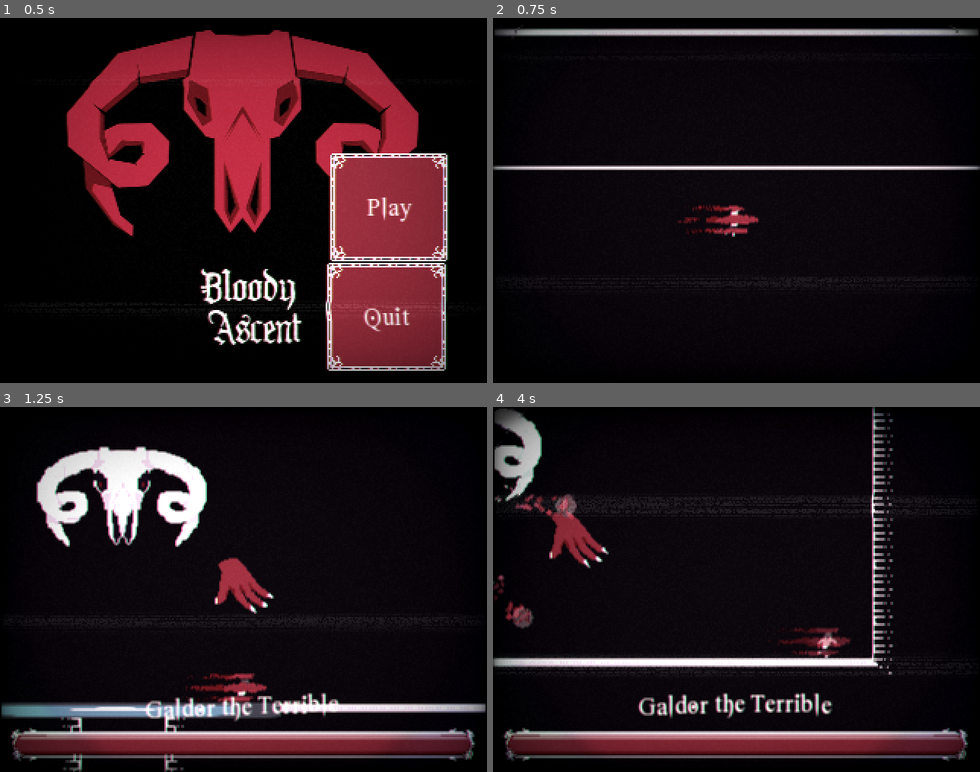
Above: before the commit, frames 1-4 (two rows, left to right).
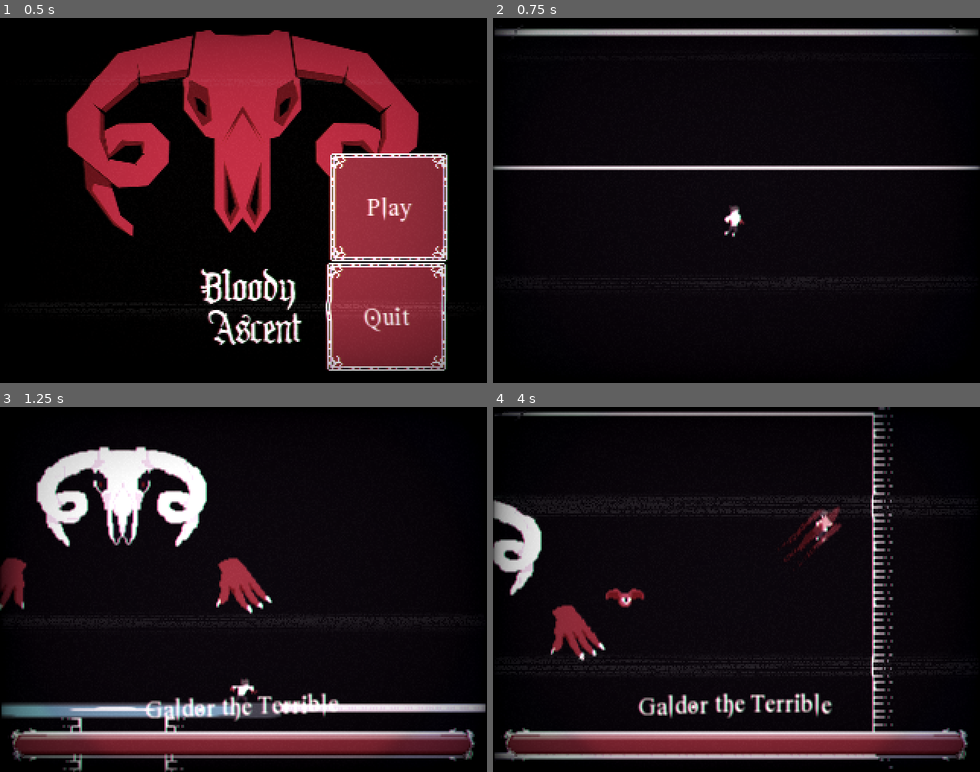
Above: after the commit, the same moments.

Repository: Luxxdev/GameJamPlus
Game: Godot game, scene res://Scenes/TitleScreen.tscn
Two runs of this game, one before a commit and one after it. Both use one fixed random seed, a clock stepped at 60 frames per second and the inputs below. The engine's default icon, where the game draws it, is replaced by a stand-in: a white triangle on a blue panel in a dark square.
Inputs:
- Up to frame 1 (0.5 s): no input
- Up to frame 2 (0.75 s): click "Play" at 0.5 s
- Up to frame 3 (1.25 s): no input
- Up to frame 4 (4 s): hold Right (ui_right) 1.28-2.78 s; tap C (Dash) every 0.75 s from 1.35 to 3.6 s; tap Space (Jump) at 1.52, 2.27, 3.77 s; hold Left (ui_left) 2.78-3.53 s; hold Right (ui_right) from 3.53 s (still down)

Frame 1 is identical in both runs. In frame 2, 0.6% of the frame differs, in the area x 38-55%, y 51-60%; in frame 3, 1.5%; in frame 4, 13%, in the area x 0-83%, y 0-100%.

Commit message:
boss attacks 100%

Diff:
--- a/Boss.gd
+++ b/Boss.gd
@@ -60,6 +60,11 @@
 				Shoot()
 		state.ATTACK2:
 			print("atk2")
+			var coquecoisa = randi() % 2
+			if coquecoisa == 0:
+				$AnimationPlayer.play("SwipeL")
+			else:
+				$AnimationPlayer.play("SwipeR")
 			cooldown = 4/lowLifeMult
 			currentState = state.COOLDOWN
 		state.SPAWN:
@@ -72,14 +77,13 @@
 				enemySpawner.set_spawn_position()
 				cooldown = 4/lowLifeMult
 			currentState = state.COOLDOWN
-
 		state.COOLDOWN:
-			$BossBody/BossHead/BossLHand.play("Idle")
-			$BossBody/BossHead/BossRHand.play("Idle")
+#			$BossBody/BossHead/BossLHand.play("Idle")
+#			$BossBody/BossHead/BossRHand.play("Idle")
 			count += delta
 			if count > cooldown:
-				currentState = state.ATTACK
-#				currentState = randi() % 3 + 1
+#				currentState = state.ATTACK2
+				currentState = randi() % 3 + 1
 
 	if bossBody.global_position.x - player.global_position.x > 50:
 		moveDirection = -1
@@ -140,3 +144,18 @@
 func _on_DamageArea_body_exited(body):
 	if "Player" in body.name:
 		playerOnDamageArea = false
+
+func _on_BossRHand_animation_finished():
+	if $BossBody/BossHead/BossRHand.animation != "Swipe":
+		$BossBody/BossHead/BossRHand.play("Idle")
+
+
+func _on_BossLHand_animation_finished():
+	if $BossBody/BossHead/BossLHand.animation != "Swipe":
+		$BossBody/BossHead/BossLHand.play("Idle")
+
+func _on_AnimationPlayer_animation_finished(anim_name):
+	if anim_name == "SwipeL":
+		$BossBody/BossHead/BossLHand.play("Idle")
+	else:
+		$BossBody/BossHead/BossRHand.play("Idle")
--- a/Objects/Enemies/Boss.tscn
+++ b/Objects/Enemies/Boss.tscn
@@ -52,7 +52,7 @@
 [sub_resource type="SpriteFrames" id=14]
 animations = [ {
 "frames": [ SubResource( 15 ), SubResource( 16 ) ],
-"loop": true,
+"loop": false,
 "name": "Cast",
 "speed": 5.0
 }, {
@@ -62,17 +62,17 @@
 "speed": 5.0
 }, {
 "frames": [ SubResource( 18 ) ],
-"loop": true,
+"loop": false,
 "name": "SpawnL",
 "speed": 5.0
 }, {
 "frames": [ SubResource( 17 ) ],
-"loop": true,
+"loop": false,
 "name": "SpawnR",
 "speed": 5.0
 }, {
 "frames": [ SubResource( 19 ) ],
-"loop": true,
+"loop": false,
 "name": "Swipe",
 "speed": 5.0
 } ]
@@ -85,21 +85,6 @@
 
 [sub_resource type="RectangleShape2D" id=4]
 extents = Vector2( 31, 31 )
-
-[sub_resource type="Animation" id=22]
-length = 0.001
-tracks/0/type = "value"
-tracks/0/path = NodePath("BossBody/BossHead/BossLHand:position")
-tracks/0/interp = 1
-tracks/0/loop_wrap = true
-tracks/0/imported = false
-tracks/0/enabled = true
-tracks/0/keys = {
-"times": PoolRealArray( 0 ),
-"transitions": PoolRealArray( 1 ),
-"update": 0,
-"values": [ Vector2( -110, 63.3333 ) ]
-}
 
 [sub_resource type="Animation" id=20]
 resource_name = "SwipeL"
@@ -115,7 +100,7 @@
 "times": PoolRealArray( 0, 0.5, 1.5, 2 ),
 "transitions": PoolRealArray( 1, -2, 1, 1 ),
 "update": 0,
-"values": [ Vector2( -68.6667, 42 ), Vector2( -110, 80 ), Vector2( 110, 80 ), Vector2( -68.667, 42 ) ]
+"values": [ Vector2( -68.6667, 42 ), Vector2( -110, 90 ), Vector2( 110, 90 ), Vector2( -68.667, 42 ) ]
 }
 tracks/1/type = "value"
 tracks/1/path = NodePath("BossBody/BossHead/BossLHand:animation")
@@ -155,7 +140,7 @@
 "times": PoolRealArray( 0, 0.5, 1.5, 2 ),
 "transitions": PoolRealArray( 1, -2, 1, 1 ),
 "update": 0,
-"values": [ Vector2( 68.6667, 42 ), Vector2( 110, 80 ), Vector2( -110, 80 ), Vector2( 68.667, 42 ) ]
+"values": [ Vector2( 68.6667, 42 ), Vector2( 110, 90 ), Vector2( -110, 90 ), Vector2( 68.667, 42 ) ]
 }
 tracks/1/type = "value"
 tracks/1/path = NodePath("BossBody/BossHead/BossRHand:animation")
@@ -217,11 +202,10 @@
 texture = ExtResource( 5 )
 
 [node name="BossLHand" type="AnimatedSprite" parent="BossBody/BossHead"]
-position = Vector2( -110, 63.3333 )
+position = Vector2( -68.667, 42 )
 scale = Vector2( 0.5, 0.5 )
 frames = SubResource( 14 )
 animation = "Idle"
-frame = 1
 playing = true
 
 [node name="BossHandArea" type="Area2D" parent="BossBody/BossHead/BossLHand"]
@@ -230,7 +214,7 @@
 shape = SubResource( 23 )
 
 [node name="BossRHand" type="AnimatedSprite" parent="BossBody/BossHead"]
-position = Vector2( 68.667, 42 )
+position = Vector2( 68.6667, 42 )
 scale = Vector2( 0.5, 0.5 )
 frames = SubResource( 14 )
 animation = "Idle"
@@ -268,12 +252,18 @@
 position = Vector2( 72, 22 )
 
 [node name="AnimationPlayer" type="AnimationPlayer" parent="."]
-anims/RESET = SubResource( 22 )
 anims/SwipeL = SubResource( 20 )
 anims/SwipeR = SubResource( 21 )
 
 [connection signal="body_entered" from="StartFightArea" to="." method="_on_StartFightArea_body_entered"]
+[connection signal="animation_finished" from="BossBody/BossHead/BossLHand" to="." method="_on_BossLHand_animation_finished"]
+[connection signal="body_entered" from="BossBody/BossHead/BossLHand/BossHandArea" to="." method="_on_DamageArea_body_entered"]
+[connection signal="body_exited" from="BossBody/BossHead/BossLHand/BossHandArea" to="." method="_on_DamageArea_body_exited"]
+[connection signal="animation_finished" from="BossBody/BossHead/BossRHand" to="." method="_on_BossRHand_animation_finished"]
+[connection signal="body_entered" from="BossBody/BossHead/BossRHand/BossHandArea" to="." method="_on_DamageArea_body_entered"]
+[connection signal="body_exited" from="BossBody/BossHead/BossRHand/BossHandArea" to="." method="_on_DamageArea_body_exited"]
 [connection signal="body_entered" from="BossBody/DamageArea" to="." method="_on_DamageArea_body_entered"]
 [connection signal="body_exited" from="BossBody/DamageArea" to="." method="_on_DamageArea_body_exited"]
+[connection signal="animation_finished" from="AnimationPlayer" to="." method="_on_AnimationPlayer_animation_finished"]
 
 [editable path="BossBody/EnemySpawner"]
--- a/Objects/Player.tscn
+++ b/Objects/Player.tscn
@@ -334,9 +334,10 @@
 texture = ExtResource( 1 )
 
 [node name="BloodShred" type="AnimatedSprite" parent="."]
+visible = false
 frames = SubResource( 46 )
 animation = "Fury"
-frame = 5
+frame = 10
 playing = true
 offset = Vector2( -12, -2 )
 
--- a/Scenes/TestScene.tscn
+++ b/Scenes/TestScene.tscn
@@ -129,11 +129,10 @@
 position = Vector2( -2, 56 )
 
 [node name="BossLHand" parent="Boss/BossBody/BossHead" index="0"]
-position = Vector2( -110, 63.3333 )
-frame = 1
+frame = 2
 
 [node name="BossRHand" parent="Boss/BossBody/BossHead" index="1"]
-frame = 0
+frame = 3
 
 [node name="ShootingPoint" type="Node2D" parent="Boss/BossBody" index="1"]
 rotation = 1.5708
@@ -660,172 +659,187 @@
 position = Vector2( 130.75, -654.258 )
 rotation = 0.0
 scale = Vector2( 1, 1 )
-frame = 2
 
 [node name="Slime4" parent="SlimesPos" instance=ExtResource( 7 )]
 position = Vector2( 242.421, -1880.84 )
 rotation = 0.0
 scale = Vector2( 1, 1 )
+frame = 0
 
 [node name="Slime5" parent="SlimesPos" instance=ExtResource( 7 )]
 position = Vector2( 254.132, -2205.93 )
 rotation = 0.0
 scale = Vector2( 1, 1 )
-frame = 0
+frame = 1
 
 [node name="Slime32" parent="SlimesPos" instance=ExtResource( 7 )]
 position = Vector2( 136.407, -2464.23 )
 rotation = 0.0
 scale = Vector2( 1, 1 )
+frame = 0
 
 [node name="Slime6" parent="SlimesPos" instance=ExtResource( 7 )]
 position = Vector2( 312.915, -2735.75 )
 rotation = 0.0
 scale = Vector2( 1, 1 )
-frame = 0
+frame = 1
 
 [node name="Slime7" parent="SlimesPos" instance=ExtResource( 7 )]
 position = Vector2( 116.756, -3020.69 )
 rotation = 0.0
 scale = Vector2( 1, 1 )
+frame = 0
 
 [node name="Slime8" parent="SlimesPos" instance=ExtResource( 7 )]
 position = Vector2( 123.326, -3203.06 )
 rotation = 0.0
 scale = Vector2( 1, 1 )
+frame = 0
 
 [node name="Slime9" parent="SlimesPos" instance=ExtResource( 7 )]
 position = Vector2( 130.752, -3409.22 )
 rotation = 0.0
 scale = Vector2( 1, 1 )
+frame = 0
 
 [node name="Slime10" parent="SlimesPos" instance=ExtResource( 7 )]
 position = Vector2( 138.179, -3615.38 )
 rotation = 0.0
 scale = Vector2( 1, 1 )
-frame = 2
 
 [node name="Slime11" parent="SlimesPos" instance=ExtResource( 7 )]
 position = Vector2( 178.316, -4288.78 )
 rotation = 0.0
 scale = Vector2( 1, 1 )
-frame = 2
 
 [node name="Slime12" parent="SlimesPos" instance=ExtResource( 7 )]
 position = Vector2( 355.612, -4361.78 )
 rotation = 0.0
 scale = Vector2( 1, 1 )
+frame = 0
 
 [node name="Slime13" parent="SlimesPos" instance=ExtResource( 7 )]
 position = Vector2( 201.601, -4494.36 )
 rotation = 0.0
 scale = Vector2( 1, 1 )
+frame = 0
 
 [node name="Slime14" parent="SlimesPos" instance=ExtResource( 7 )]
 position = Vector2( 386.255, -4551.23 )
 rotation = 0.0
 scale = Vector2( 1, 1 )
+frame = 0
 
 [node name="Slime15" parent="SlimesPos" instance=ExtResource( 7 )]
 position = Vector2( 234.951, -5199.76 )
 rotation = 0.0
 scale = Vector2( 1, 1 )
-frame = 0
+frame = 1
 
 [node name="Slime16" parent="SlimesPos" instance=ExtResource( 7 )]
 position = Vector2( 257.585, -6048.46 )
 rotation = 0.0
 scale = Vector2( 1, 1 )
+frame = 0
 
 [node name="Slime17" parent="SlimesPos" instance=ExtResource( 7 )]
 position = Vector2( 383.377, -6234.47 )
 rotation = 0.0
 scale = Vector2( 1, 1 )
+frame = 0
 
 [node name="Slime18" parent="SlimesPos" instance=ExtResource( 7 )]
 position = Vector2( 389.946, -6416.84 )
 rotation = 0.0
 scale = Vector2( 1, 1 )
+frame = 0
 
 [node name="Slime19" parent="SlimesPos" instance=ExtResource( 7 )]
 position = Vector2( 309.079, -6816.72 )
 rotation = 0.0
 scale = Vector2( 1, 1 )
-frame = 2
 
 [node name="Slime20" parent="SlimesPos" instance=ExtResource( 7 )]
 position = Vector2( 265.355, -7366.12 )
 rotation = 0.0
 scale = Vector2( 1, 1 )
+frame = 0
 
 [node name="Slime21" parent="SlimesPos" instance=ExtResource( 7 )]
 position = Vector2( 263.927, -7326.47 )
 rotation = 0.0
 scale = Vector2( 1, 1 )
+frame = 0
 
 [node name="Slime22" parent="SlimesPos" instance=ExtResource( 7 )]
 position = Vector2( 501.8, -7317.9 )
 rotation = 0.0
 scale = Vector2( 1, 1 )
+frame = 0
 
 [node name="Slime23" parent="SlimesPos" instance=ExtResource( 7 )]
 position = Vector2( 503.228, -7357.55 )
 rotation = 0.0
 scale = Vector2( 1, 1 )
+frame = 0
 
 [node name="Slime24" parent="SlimesPos" instance=ExtResource( 7 )]
 position = Vector2( 381.738, -7346.04 )
 rotation = 0.0
 scale = Vector2( 1, 1 )
-frame = 0
+frame = 1
 
 [node name="Slime25" parent="SlimesPos" instance=ExtResource( 7 )]
 position = Vector2( 406.875, -8162.2 )
 rotation = 0.0
 scale = Vector2( 1, 1 )
+frame = 0
 
 [node name="Slime26" parent="SlimesPos" instance=ExtResource( 7 )]
 position = Vector2( 410.739, -8297.03 )
 rotation = 0.0
 scale = Vector2( 1, 1 )
+frame = 0
 
 [node name="Slime27" parent="SlimesPos" instance=ExtResource( 7 )]
 position = Vector2( 416.72, -8407.96 )
 rotation = 0.0
 scale = Vector2( 1, 1 )
+frame = 0
 
 [node name="Slime28" parent="SlimesPos" instance=ExtResource( 7 )]
 position = Vector2( 419.88, -8550.76 )
 rotation = 0.0
 scale = Vector2( 1, 1 )
-frame = 2
 
 [node name="Slime29" parent="SlimesPos" instance=ExtResource( 7 )]
 position = Vector2( 425.777, -8733.85 )
 rotation = 0.0
 scale = Vector2( 1, 1 )
-frame = 2
 
 [node name="Slime30" parent="SlimesPos" instance=ExtResource( 7 )]
 position = Vector2( 432.347, -8916.22 )
 rotation = 0.0
 scale = Vector2( 1, 1 )
+frame = 0
 
 [node name="Slime31" parent="SlimesPos" instance=ExtResource( 7 )]
 position = Vector2( 439.488, -9114.45 )
 rotation = 0.0
 scale = Vector2( 1, 1 )
-frame = 0
+frame = 1
 
 [node name="Slime2" parent="SlimesPos" instance=ExtResource( 7 )]
 position = Vector2( 222.014, 7.9978 )
 rotation = 0.0
 scale = Vector2( 1, 1 )
+frame = 0
 
 [node name="Slime3" parent="SlimesPos" instance=ExtResource( 7 )]
 position = Vector2( 1.52588e-05, -1.52588e-05 )
 rotation = 0.0
 scale = Vector2( 1, 1 )
+frame = 0
 
 [connection signal="visibility_changed" from="Boss" to="CanvasLayer/Control/MarginContainer/BossHP" method="_on_Boss_visibility_changed"]
 
--- a/Scenes/TitleScreen.tscn
+++ b/Scenes/TitleScreen.tscn
@@ -50,8 +50,8 @@
 [node name="Play" type="Button" parent="Control"]
 margin_left = 215.0
 margin_top = 87.0
-margin_right = 293.0
-margin_bottom = 157.0
+margin_right = 296.0
+margin_bottom = 162.0
 text = "Play"
 script = ExtResource( 1 )
 reference_path = "Play"
--- a/Scripts/Explosion.gd
+++ b/Scripts/Explosion.gd
@@ -1,4 +1,4 @@
 extends AnimatedSprite
 
 func _on_AnimatedSprite_animation_finished():
-	queue_free()
+	get_parent().queue_free()
Not shown: 1 places in Objects/Enemies/Boss.tscn that only renumber resources
